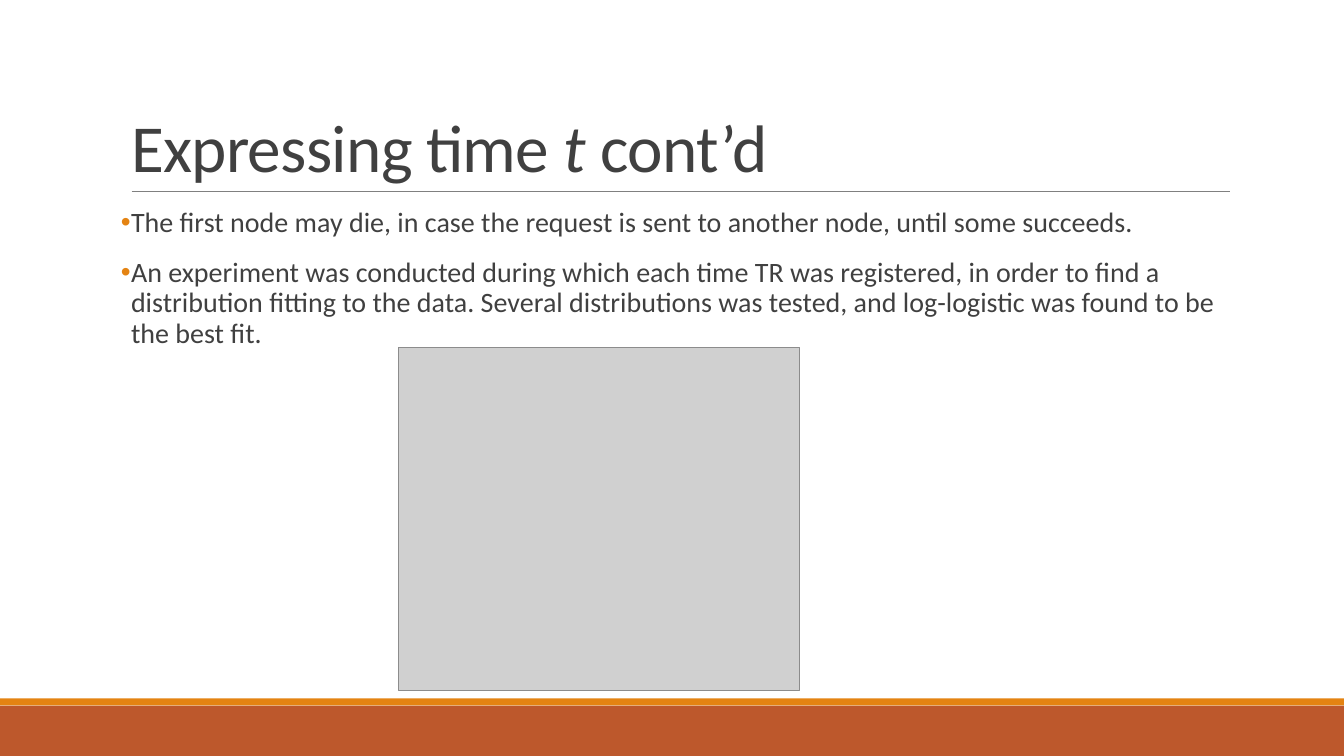
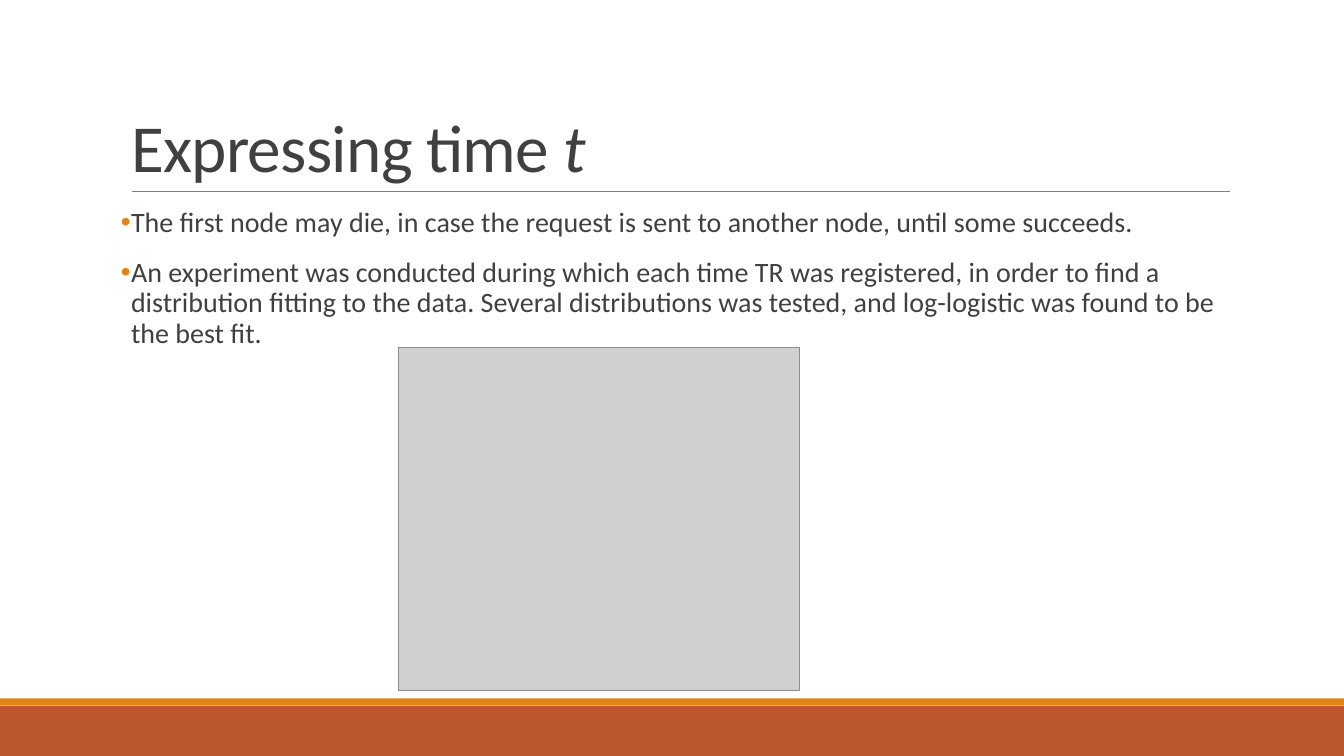
Before and after one commit to PStahl/master_thesis, a slide deck: slide 33 of presentation/presentation.pptx (slide 31 before the commit). Drawn at 1344x756 pixels with LibreOffice and Linux fonts; fonts in the diff are those of the drawing; grey boxes stand for pictures. Boxes give left, top, right and bottom in pixels: in the first picture for what was removed or moved away, otherwise in the second. Text is boxed around its words. In the diff, an @@ line names an element or a change of style, - is before the commit and + after.

```diff
--- a/presentation/presentation.pptx
+++ b/presentation/presentation.pptx
@@ title at <box>131,125,586,184</box>: text changed @@
-Expressing time t cont’d
+Expressing time t
```
Also in this commit, not shown: 6 other slides changed, 2 slides added.
